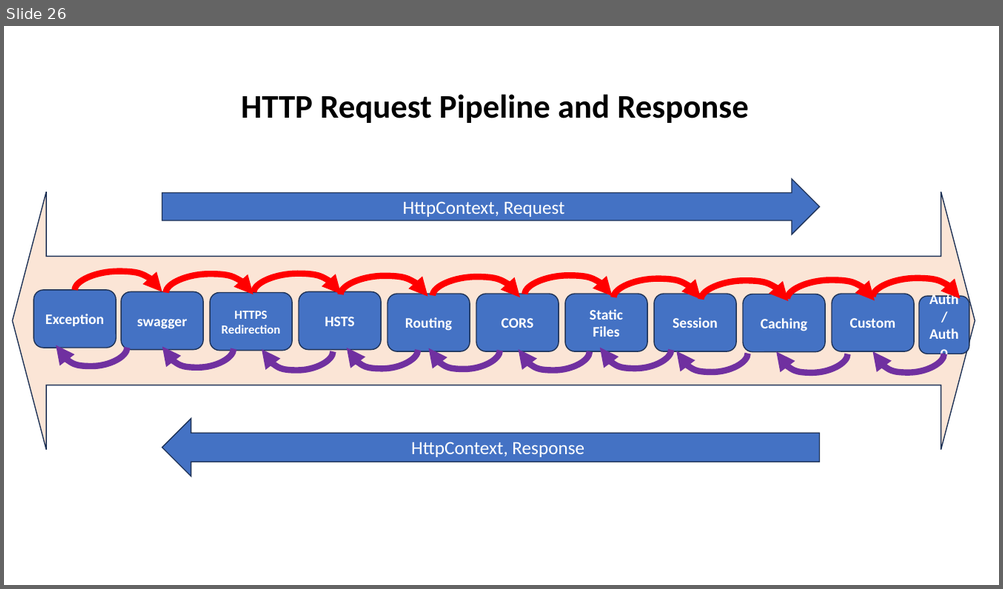
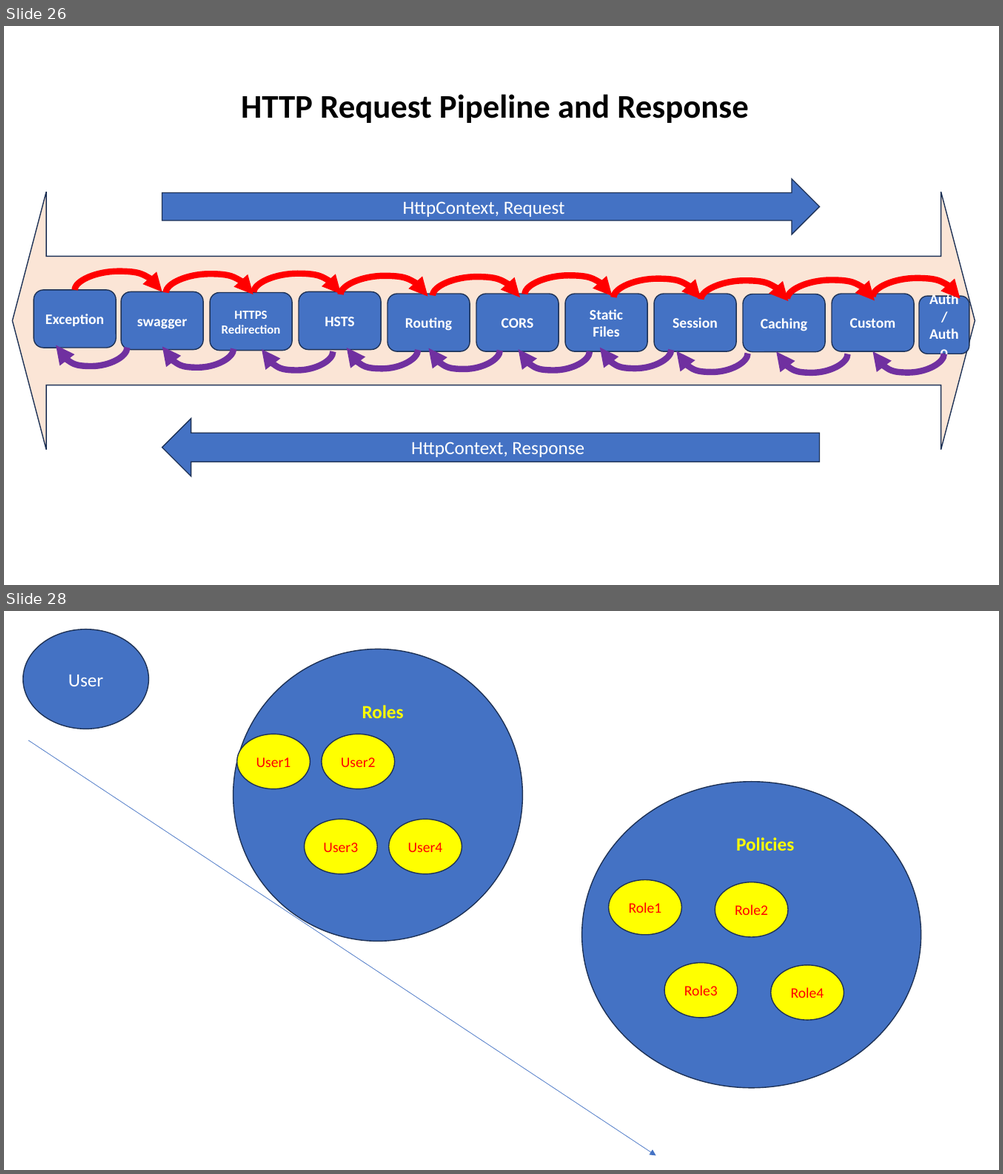
Before and after one commit to maheshsabnis/Capita_NETApps, a slide deck: TrgImages.pptx. Shown one above the other, each under a label of ours: slide 26 before the commit, slides 26 and 28 after it; the slides between them are not shown. The pictures are 1003x589 and 1003x1174 pixels, drawn with LibreOffice and Linux fonts; fonts in the diff are those of the drawing. Boxes give left, top, right and bottom in pixels: in the first picture for what was removed or moved away, otherwise in the second. Text is boxed around its words. In the diff, an @@ line names an element or a change of style, - is before the commit and + after.

```diff
--- a/TrgImages.pptx
+++ b/TrgImages.pptx
@@ slide 28 added at [4, 611, 999, 1170], background #FFFFFF @@
@@ ellipse added at [23, 629, 149, 729], fill #4472C4, outline #1E3256 1 pt, 18 pt, text #FFFFFF @@
+User
@@ ellipse added at [233, 649, 523, 942], fill #4472C4, outline #1E3256 1 pt @@
@@ text added at [362, 705, 404, 718], 18 pt, text #FFFF00, bold @@
+Roles
@@ arrow added from (28, 740) to (656, 1156), #4472C4 0.5 pt @@
@@ ellipse added at [237, 734, 310, 789], fill #FFFF00, outline #1E3256 1 pt, 14 pt, text #FF0000 @@
+User1
@@ ellipse added at [322, 734, 395, 789], fill #FFFF00, outline #1E3256 1 pt, 14 pt, text #FF0000 @@
+User2
@@ ellipse added at [581, 782, 920, 1088], fill #4472C4, outline #1E3256 1 pt @@
@@ ellipse added at [304, 819, 377, 874], fill #FFFF00, outline #1E3256 1 pt, 14 pt, text #FF0000 @@
+User3
@@ ellipse added at [389, 819, 462, 874], fill #FFFF00, outline #1E3256 1 pt, 14 pt, text #FF0000 @@
+User4
@@ text added at [736, 837, 794, 851], 18 pt, text #FFFF00, bold @@
+Policies
@@ ellipse added at [609, 880, 681, 936], fill #FFFF00, outline #1E3256 1 pt, 14 pt, text #FF0000 @@
+Role1
@@ ellipse added at [715, 883, 788, 938], fill #FFFF00, outline #1E3256 1 pt, 14 pt, text #FF0000 @@
+Role2
@@ ellipse added at [664, 963, 737, 1019], fill #FFFF00, outline #1E3256 1 pt, 14 pt, text #FF0000 @@
+Role3
@@ ellipse added at [771, 965, 844, 1021], fill #FFFF00, outline #1E3256 1 pt, 14 pt, text #FF0000 @@
+Role4
```
Also in this commit, not shown: 1 slide changed, 15 other files.
